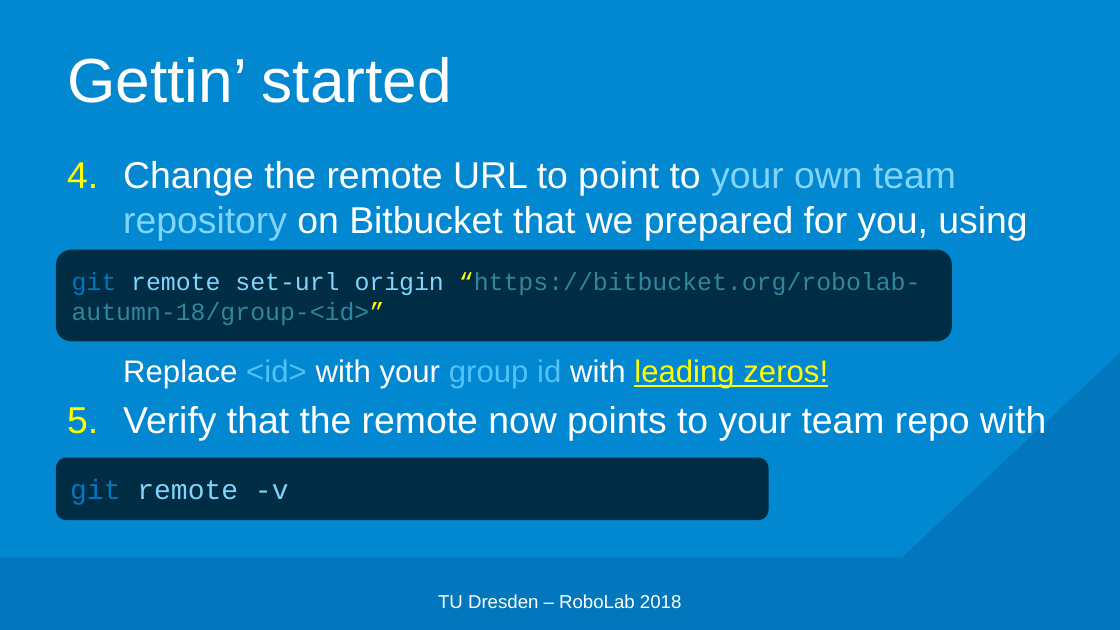
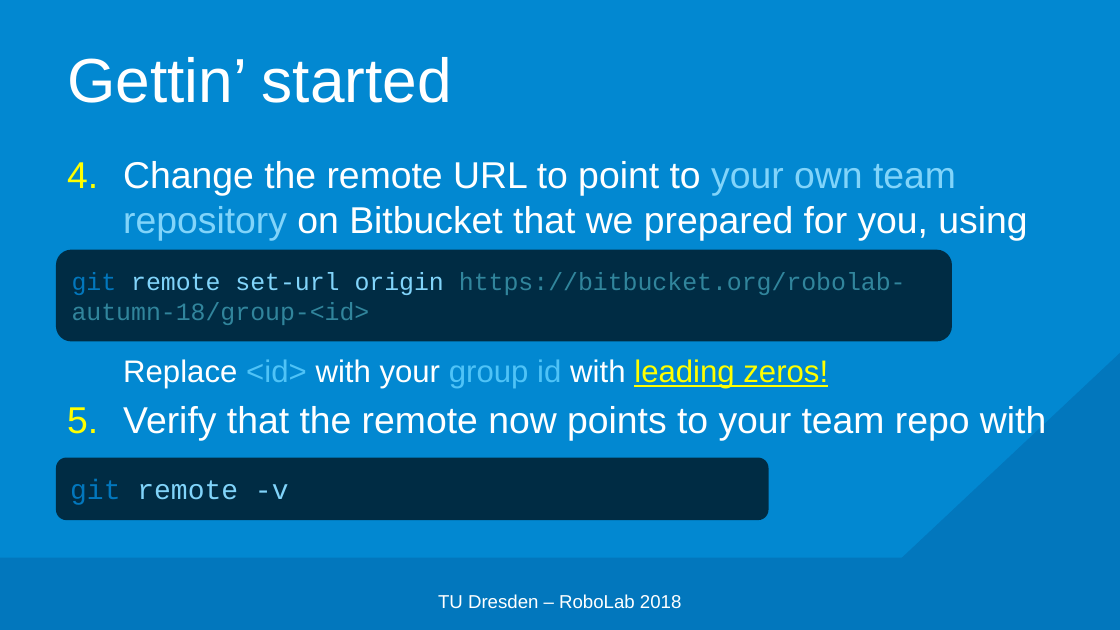
Before and after one commit to edisontrent1337/gitslides, a slide deck: slide 48 of Git-robolab-lab.pptx. Drawn at 1120x630 pixels with LibreOffice and Linux fonts; fonts in the diff are those of the drawing; background and template pictures are left out. Boxes give left, top, right and bottom in pixels: in the first picture for what was removed or moved away, otherwise in the second. Text is boxed around its words. In the diff, an @@ line names an element or a change of style, - is before the commit and + after.

```diff
--- a/Git-robolab-lab.pptx
+++ b/Git-robolab-lab.pptx
@@ text in rounded rectangle at [72,272,906,325]: text changed @@
-git remote set-url origin “https://bitbucket.org/robolab-autumn-18/group-<id>”
+git remote set-url origin https://bitbucket.org/robolab-autumn-18/group-<id>
```
Also in this commit, not shown: 16 other slides changed, 1 other file.
